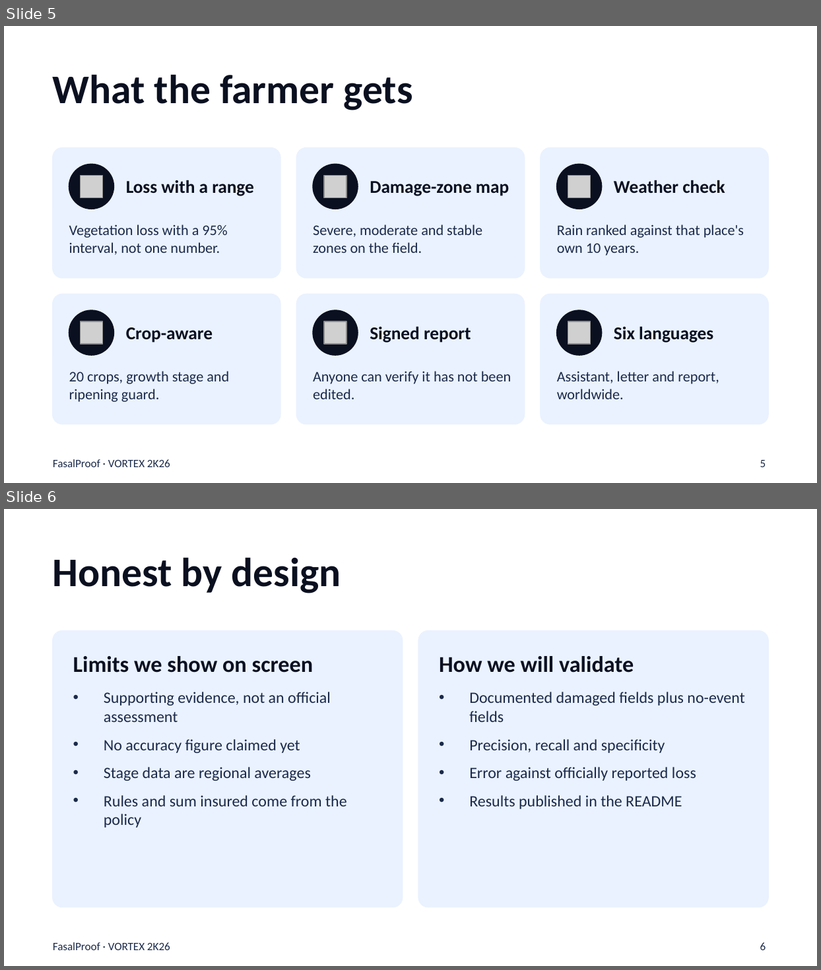
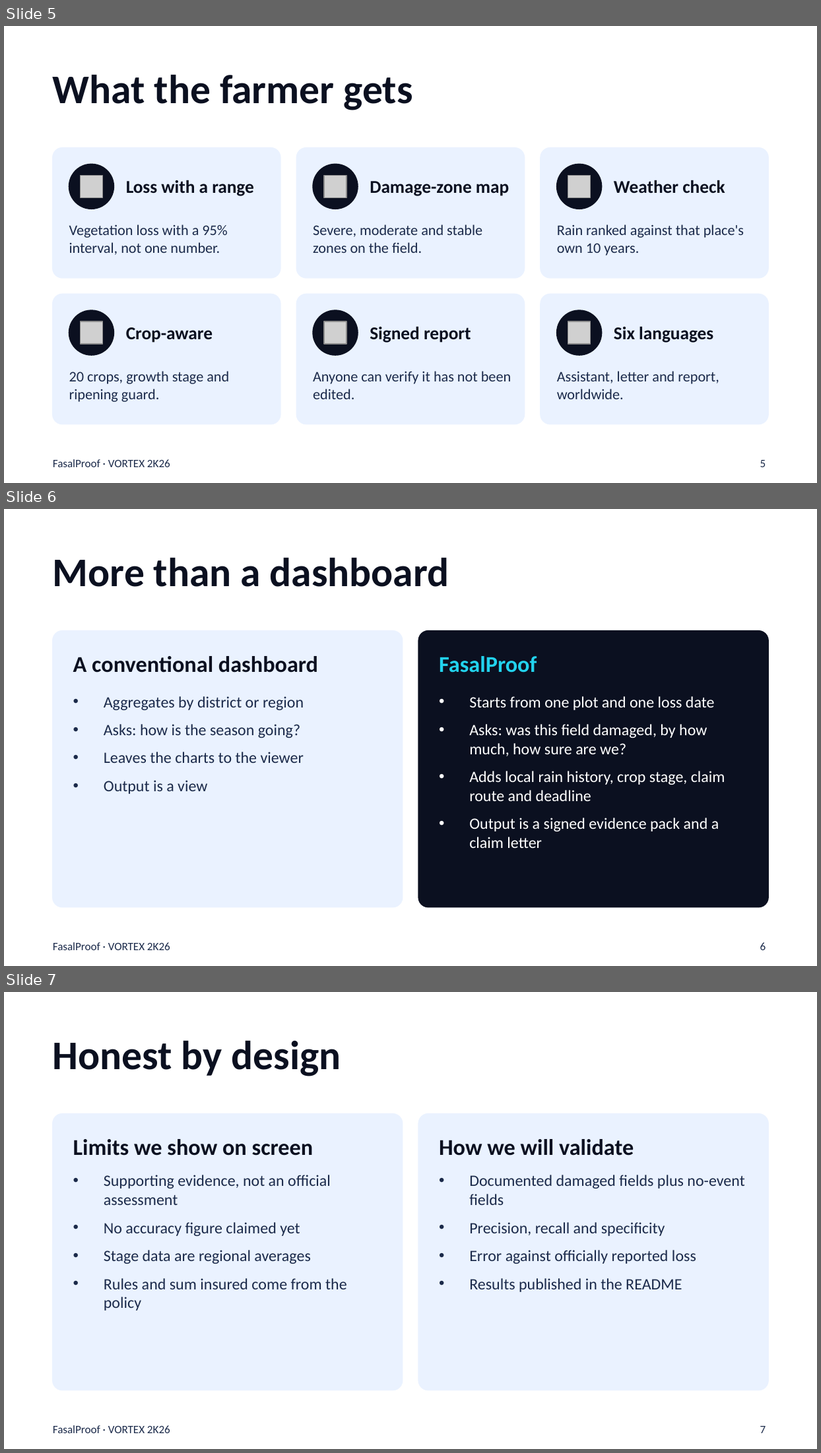
Before and after one commit to shahaadi2025-bit/fasalproof, a slide deck: submission/FasalProof_Pitch_Deck.pptx. Shown one above the other, each under a label of ours: slides 5 and 6 before the commit, slides 5, 6 and 7 after it. The pictures are 821x970 and 821x1453 pixels, drawn with LibreOffice and Linux fonts; fonts in the diff are those of the drawing; grey boxes stand for pictures. Boxes give left, top, right and bottom in pixels: in the first picture for what was removed or moved away, otherwise in the second. Text is boxed around its words. In the diff, an @@ line names an element or a change of style, - is before the commit and + after.

```diff
--- a/submission/FasalProof_Pitch_Deck.pptx
+++ b/submission/FasalProof_Pitch_Deck.pptx
@@ slide 6 added at (4, 509, 817, 966), background #FFFFFF; not listed: 1 template element that a slide beside it also shows @@
@@ title added at (53, 557, 450, 587), 36 pt, text #0B1020, bold @@
+More than a dashboard
@@ rounded rectangle added at (53, 631, 403, 908), fill #EAF2FF, outline #EAF2FF 1 pt @@
@@ rounded rectangle added at (418, 631, 768, 908), fill #0B1020, outline #0B1020 1 pt @@
@@ text added at (73, 656, 318, 673), 20 pt, text #0B1020, bold @@
+A conventional dashboard
@@ text added at (439, 656, 537, 673), 20 pt, text #22D3EE, bold @@
+FasalProof
@@ text added at (104, 696, 304, 794), 14 pt, text #1B2A4A @@
+• Aggregates by district or region
+• Asks: how is the season going?
+• Leaves the charts to the viewer
+• Output is a view
@@ text added at (469, 696, 725, 848), 14 pt, text #FFFFFF @@
+• Starts from one plot and one loss date
+• Asks: was this field damaged, by how much, how sure are we?
+• Adds local rain history, crop stage, claim route and deadline
+• Output is a signed evidence pack and a claim letter
@@ page number added at (760, 943, 766, 951), 10 pt, text #1B2A4A @@
+6
@@ what was slide 6 is now slide 7 @@
@@ page number at (760, 1426, 766, 1434): text changed @@
-6
+7
```
Also in this commit, not shown: 22 other files.
